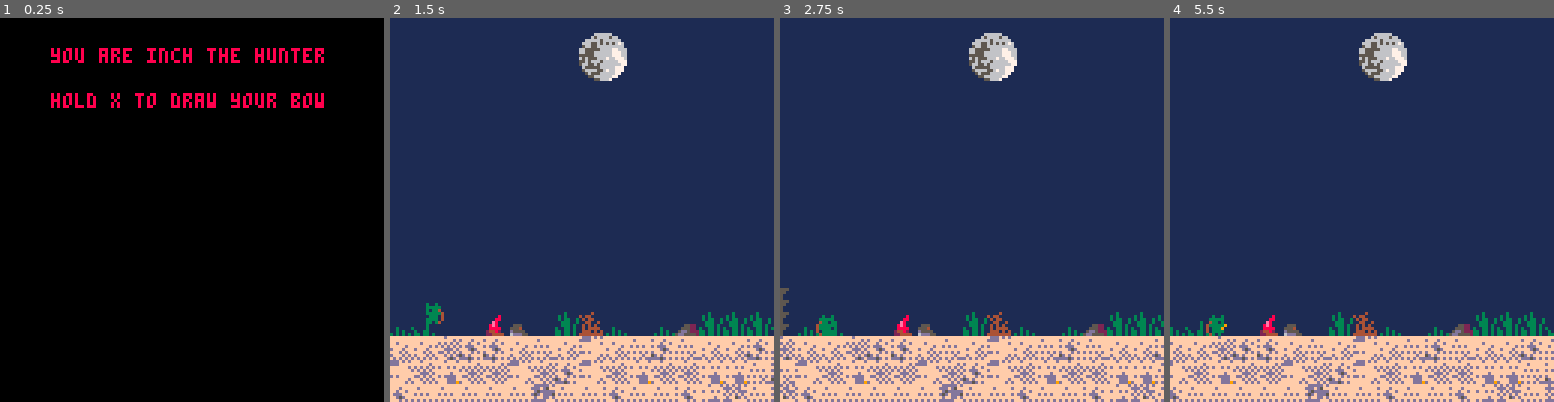
Above: before the commit, frames 1-4 (left to right).
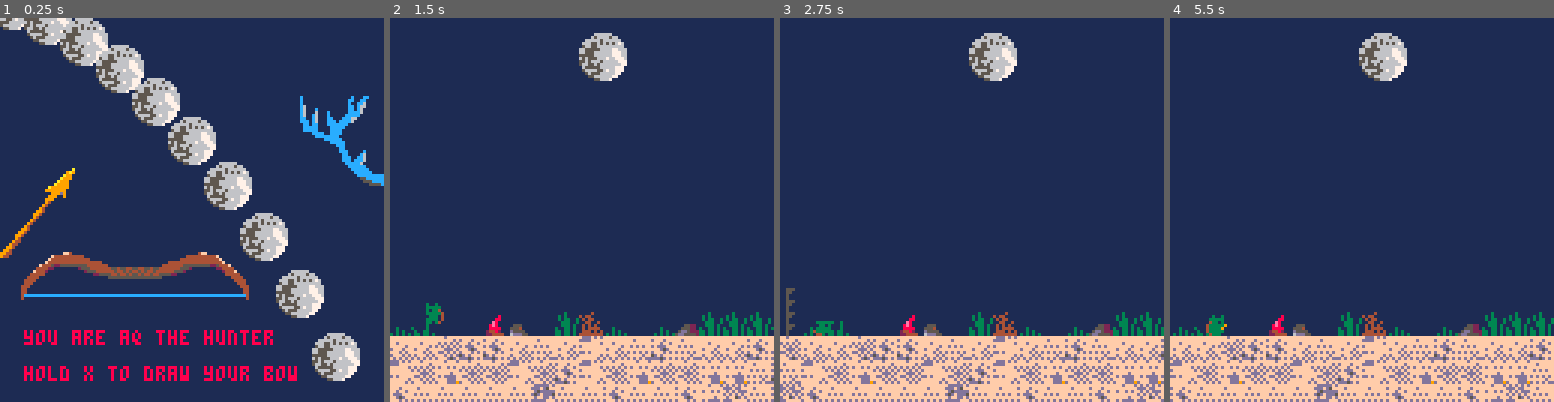
Above: after the commit, the same moments.

Repository: MaxBittker/pico-8-plink
Game: PICO-8 cartridge plink.p8
Same seed, same stepped clock (60 frames per second), same inputs: the game is played once before the commit and once after it.
Inputs:
- Up to frame 1 (0.25 s): no input
- Up to frame 2 (1.5 s): tap O (Z key) at 0.33, 0.7, 1.43 s; tap X (X key) at 1.07 s
- Up to frame 3 (2.75 s): hold Left 1.97-2.37 s; tap X (X key) at 2.07, 2.4, 2.73 s; tap O (Z key) at 2.22 s; hold Down from 2.42 s (still down)
- Up to frame 4 (5.5 s): release Down at 2.82 s; hold Right 2.87-3.53 s; tap X (X key) every 0.33 s from 3.07 to 5.4 s; tap O (Z key) at 3.1, 3.98, 4.87 s; hold Up 3.58-4.08 s; hold Right 4.13-4.53 s; hold Down 4.58-5.08 s; hold Left from 5.13 s (still down)

The runs differ from the first frame. In frame 1, 100% of the frame differs, in the area x 0-100%, y 0-100%; in frame 2, nothing differs; in frame 3, 6.1%; in frame 4, 9.7%.

Commit message:
new build

Diff:
--- a/plink.p8
+++ b/plink.p8
@@ -67,8 +67,8 @@
 
 function make_arrow(x,y,d)
   arrow = make_actor(4,x,y, d)
-  arrow.dx = 0.8 * d;
-  arrow.dy = -0.3;
+  arrow.dx = 0.9 * d;
+  arrow.dy = -0.38;
   arrow.friction = 0.95
 end
 
@@ -120,6 +120,7 @@
   pl.delay  = 0
   pl.pal    = {1,2,3,4,5,6,7,8,9,10,11,12,13,14,15}
   pl.drawing = 0
+  pl.crouching = false
   return pl
 end
 
@@ -131,6 +132,7 @@
   fire = {}
   moon = {}
   map_moon = {}
+  frozen_map_moon ={}
   moose = nil
   level = 0
   moonshot = false
@@ -199,10 +201,12 @@
   accel = 0.025
   -- accel = 0.525
 
-  if (not pl.standing) then
+  if ((not pl.standing) or pl.crouching) then
     accel = accel / 2
   end
-
+  if(pl.drawing==0)then
+  pl.crouching = btn(3)
+end
   -- player control
   pl.cooldown = max(pl.cooldown -1 , 0)
   if (btn(0)) then
@@ -212,7 +216,8 @@
 
       if ((btn(4) or btn(2)) and
         pl.cooldown == 0 and
-        pl.standing) then
+        pl.standing and not pl.crouching) then
+
           pl.dy = -0.3
           pl.dx *= 2
           pl.cooldown = 20
@@ -220,7 +225,7 @@
         end
 
 
-    if (btn(5)  and pl.delay == 0 and not postmoon) then
+    if (btn(5)  and pl.delay == 0 and not postmoon and not pl.crouching) then
       pl.drawing = min(pl.drawing + 0.1, 7.0)
       pl.dx = 0;
     else
@@ -252,6 +257,9 @@
   if(pl.drawing>0) then
     pl.frame = 120+flr(pl.drawing)
   end
+  if(pl.crouching)then
+    pl.frame = 105 + (pl.f0+abs(pl.dx)/2+4) % 2
+end
 end
 
 function move_arrow(a)
@@ -315,6 +323,9 @@
 
 function move_moose(m)
   local d =abs(player.x - m.x)
+  if(player.crouching)then
+    d+=4
+  end
   if( (d<8 or (player.drawing>5 and d <12)) and m.fear<90) then
     m.fear = 200
     sfx(8)
@@ -344,8 +355,8 @@
 
   if(moonshot) then
     m.fear = 100
-    m.d = (m.x - map_moon.x)>0 and -1 or 1
-    local md = abs(map_moon.x - m.x)
+    m.d = (m.x - frozen_map_moon.x)>0 and -1 or 1
+    local md = abs(frozen_map_moon.x - m.x)
     if(md<1.4) then
       m.dx = 0
       if(not m.startkneel)then
@@ -636,13 +647,28 @@
 function _draw()
   if(not didstart)then
     camera (0, 0)
-    rectfill (0,0,127,127,0)
+    rectfill (0,0,127,127,1)
     color(7)
     -- cursor (5,5)
-    print("you are inch the hunter",
-      18-1,10-0,8+(t/4)%2)
+    for x=-4,8 do
+      y = (1* x * x ) + 8 * x
+      spr(86,x*12 + 20 , y, 2, 2)
+    end
+    print("you are aq the hunter",
+      8,
+      8*13,
+      8)
     print("hold x to draw your bow",
-      18-1,25-0,8+(t/4)%2)
+      8,
+      8*14.5,
+      8)
+    spr(192, 5, 8*9, 5, 3)
+    spr(192, 5 + 8*5, 8*9, 5, 3, -1)
+
+    spr(197, -4, 8*6, 4, 4)
+    spr(201, 8*12, 8*3, 4, 4)
+
+
   return
   end
   -- sky
@@ -722,18 +748,26 @@
       camera(0,0)
       moon.x = 8*8 - lx*0.01
       moon.y = min(4 + lx*0.40, 11.3 *8)
+
+      if(postmoon)then
+        moon.y = 4 + lx*0.40
+      end
+
       spr(86,moon.x, moon.y, 2, 2)
       else
       if(not frozen_moon) then
       frozen_moon = {}
       frozen_moon.x = cam_x + moon.x
       frozen_moon.y = cam_y + moon.y
+      frozen_map_moon.x = cam_x/8 + moon.x/8
+      frozen_map_moon.y = cam_y/8 + moon.y/8
       end
       spr(86,frozen_moon.x- rnd(1) -1, frozen_moon.y + rnd(1), 2, 2)
     end
     map_moon.x = cam_x/8 + moon.x/8
     map_moon.y = cam_y/8 + moon.y/8
     color(7)
+
 
     -- if (intro) then
     --   print("press button to restart",
@@ -745,6 +779,8 @@
     if (postmoon) then
       cursor(0,2)
       print("fin.")
+      camera (cam_x,cam_y)
+      map (0, level*12, 0,32, 128,myoffset, 1)
       -- print("actors:"..count(actor))
       -- print("cam:"..cam_x/8)
       -- print(stat(1))
@@ -886,7 +922,7 @@
 
 __gff__
 0001030301810303030303030303000003030101010303030303030303030000030303030301010303030303030301010303030303010303030303030303010100000000010000000001010101030000200020200101010000000000000300000000000001010101000000000000000000000000000000000000000000000000
-0000000000000000000000000000000000000000000000000000000000000000000000000000000000000000000000000000000000000000000000000000000000000000000000000000000000000000000000000000000000000000000000000000000000000000000000000000000000000000000000000000000000000000
+0000000000000000000000000000000000000000000000000000000000000000000000000000000000000000000000000000000000000000000000000000000000000000010000000000000000000000000000000101010000000000000000000000000001010101000000000000000000000000000000000000000000000000
 __map__
 0000000000000000000000000000000000000000000000000000000000000000000000000000000000000000000000000000000000000000000000000000000000000000000000000000000000000000000000000000000000000000000000000000000000000000000000000000000000000000000000000000000000000000
 0000000000000000000000000000000000000000000000000000000000000000000000000000000000000000000000000000000000000000000000000000000000000000000000000000000000000000000000000000000000000000000000000000000000000000000000000000000000000000000000000000000000000000
Not shown, changed: 39 lines of the sprite sheet (__gfx__) section of plink.p8
Not shown, changed: plink.p8.js
